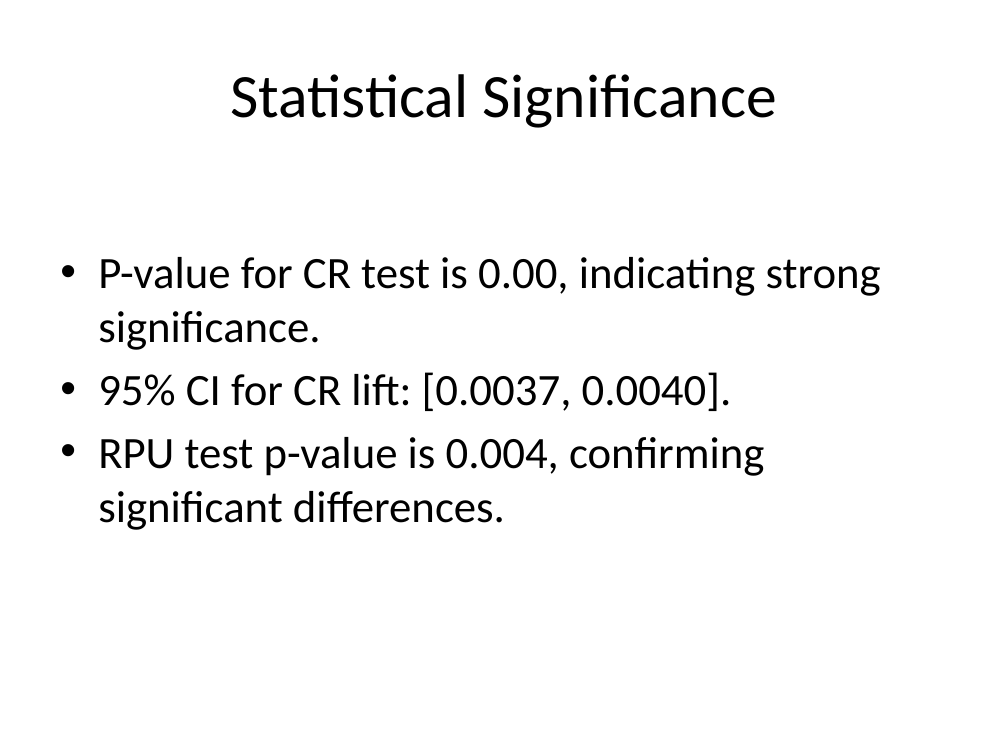
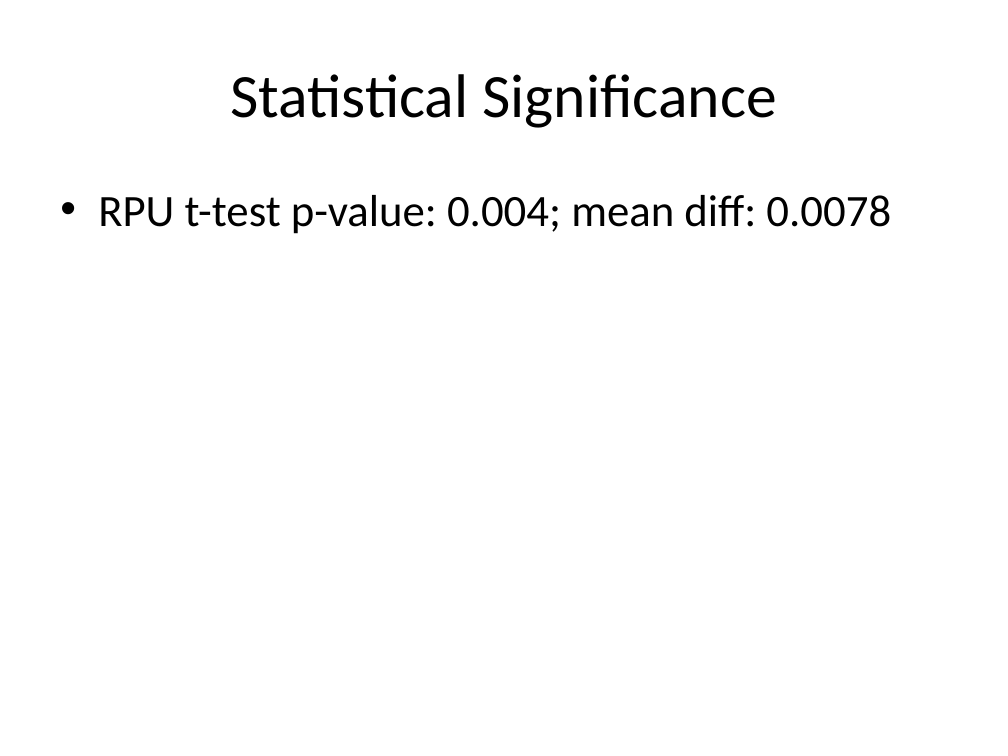
Before and after one commit to cathelenegeorge/CampAIgn-Analytics, a slide deck: slide 7 of reports/final_report.pptx (slide 6 before the commit). Drawn at 1008x756 pixels with LibreOffice and Linux fonts; fonts in the diff are those of the drawing. Boxes give left, top, right and bottom in pixels: in the first picture for what was removed or moved away, otherwise in the second. Text is boxed around its words. In the diff, an @@ line names an element or a change of style, - is before the commit and + after.

```diff
--- a/reports/final_report.pptx
+++ b/reports/final_report.pptx
@@ text at (98, 195, 891, 234): text changed @@
-• P-value for CR test is 0.00, indicating strong significance.
-• 95% CI for CR lift: [0.0037, 0.0040].
-• RPU test p-value is 0.004, confirming significant differences.
+• RPU t-test p-value: 0.004; mean diff: 0.0078
```
Also in this commit, not shown: 7 other slides changed, 13 slides added, 4 slides removed, 27 other files.
